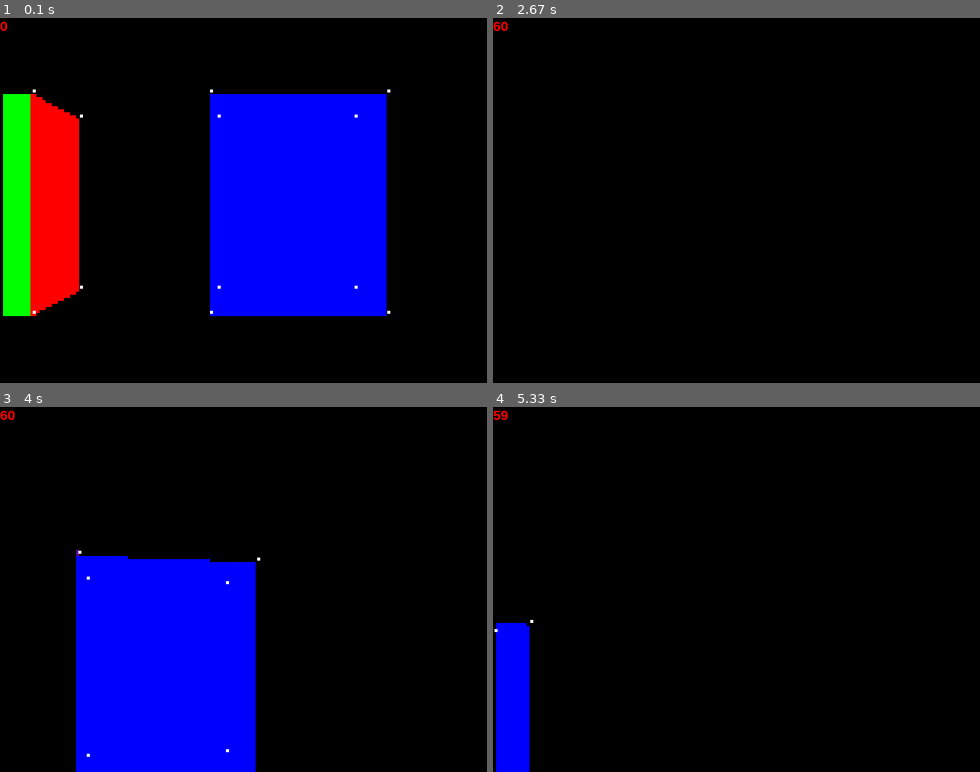
Above: before the commit, frames 1-4 (two rows, left to right).
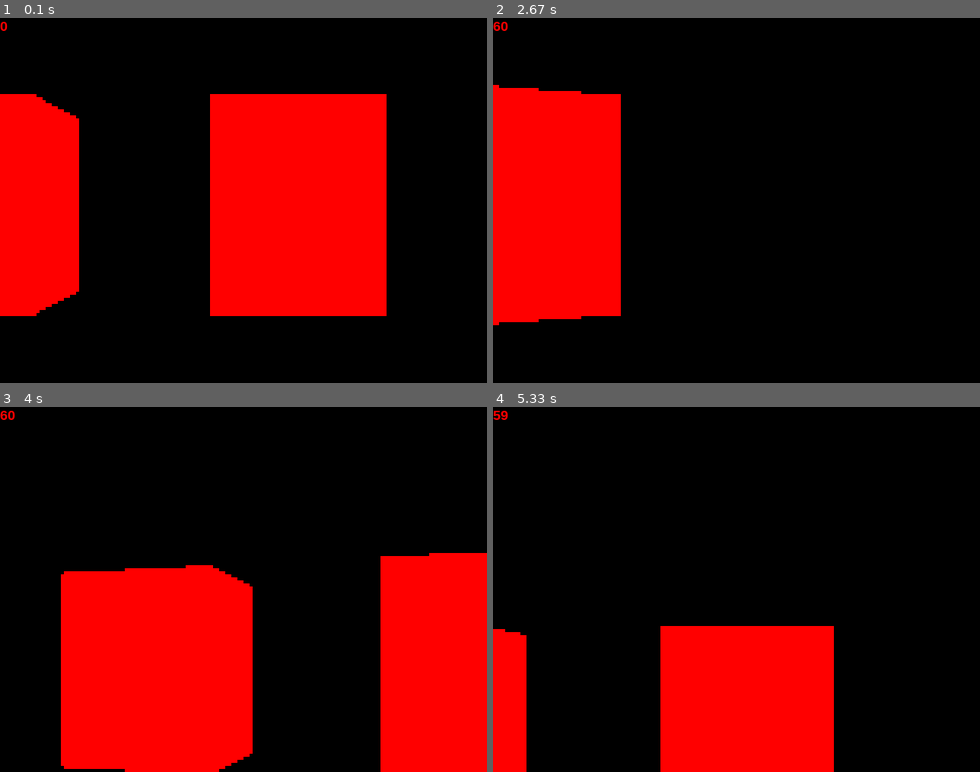
Above: after the commit, the same moments.

Repository: ArtonLong/pygame
Game: pygame game, started from 3d_rendering/main.py
Same seed, same stepped clock (60 frames per second), same inputs: the game is played once before the commit and once after it.
Inputs:
- Up to frame 1 (0.1 s): no input
- Up to frame 2 (2.67 s): hold Right 0.33-0.8 s; hold I 1.17-1.63 s; hold Right 1.17-1.63 s; hold Left from 2.17 s (still down)
- Up to frame 3 (4 s): release Left at 2.7 s; hold Down 2.73-3.03 s; hold Left 3.07-3.47 s; hold Up 3.5-3.87 s; hold Right from 3.9 s (still down)
- Up to frame 4 (5.33 s): release Right at 4.53 s; hold Left from 4.97 s (still down); tap Space at 5.03 s

The runs differ from the first frame. In frame 1, 26% of the frame differs, in the area x 0-81%, y 19-82%; in frame 2, 16%; in frame 3, 36%, in the area x 12-100%, y 39-100%; in frame 4, 17%.

Commit message:
better function for drawing the walls

Diff:
--- a/3d_rendering/main.py
+++ b/3d_rendering/main.py
@@ -13,6 +13,7 @@
 
         self._running = True
         self.DISPLAY_SURF = pygame.display.set_mode(SIZE)
+        self.is_edit = False
 
         self.player = Player(70, -110, 20, 0, 0)
 
@@ -24,7 +25,6 @@
 
         self.cos = [0]*360
         self.sin = [0]*360
-
         for i in range(360):
             self.cos[i] = math.cos(i/180*math.pi)
             self.sin[i] = math.sin(i/180*math.pi)
@@ -42,7 +42,7 @@
         z1 = z1 + s * (z2 - z1)
         return x1, y1, z1
 
-    def draw_wall(self, x1, x2, b1, b2, t1, t2, c, s: Sector):
+    def draw_wall(self, x1, x2, b1, b2, t1, t2, s: Sector, w: Wall, front_back):
         dyb = b2 - b1
         dyt = t2 - t1
         dx = x2 - x1
@@ -50,10 +50,10 @@
             dx = 1
         xs = x1
 
-        if x1 < 1: x1 = 1
-        if x2 < 1: x2 = 1
-        if x1 > WIDTH-1: x1 = WIDTH-1
-        if x2 > WIDTH-1: x2 = WIDTH-1
+        if x1 < 0: x1 = 0
+        if x2 < 0: x2 = 0
+        if x1 > WIDTH: x1 = WIDTH
+        if x2 > WIDTH: x2 = WIDTH
 
         x1 = math.floor(x1)
         x2 = math.floor(x2)
@@ -62,34 +62,28 @@
             y1 = math.floor(dyb*(x-xs+0.5)/dx+b1)
             y2 = math.floor(dyt*(x-xs+0.5)/dx+t1)
 
-            if s.surface == 1:
-                s.surf[x] = y1
-                continue
-            if s.surface == 2:
-                s.surf[x] = y2
-                continue
-            if s.surface == -1:
-                for y in range(s.surf[x], y1):
-                    self.draw_pixel(x,y,s.cb)
-            if s.surface == -2:
-                for y in range(y2, s.surf[x]):
-                    self.draw_pixel(x,y,s.ct)
-
-            for y in range(y1, y2):
-                if y1 < 1: y1 = 1
-                if y2 < 1: y2 = 1
-                if y1 > HEIGHT-1: y1 = HEIGHT-1
-                if y2 > HEIGHT-1: y2 = HEIGHT-1
-
-                self.draw_pixel(x,y,c)
-                y+=1
+            if y1 < 0: y1 = 0
+            if y2 < 0: y2 = 0
+            if y1 > HEIGHT: y1 = HEIGHT
+            if y2 > HEIGHT: y2 = HEIGHT
+
+            if front_back == 0:
+                if s.surface == 1: s.surf[x] = y1
+                if s.surface == 2: s.surf[x] = y2
+                for y in range(y1, y2):
+                    self.draw_pixel(x,y,1)
+            if front_back == 1:
+                if s.surface == 1: y2 = s.surf[x]
+                if s.surface == 2: y1 = s.surf[x]
+                for y in range(y1, y2):
+                    self.draw_pixel(x,y,2)
 
     def draw_3d(self):
         wx = [0,0,0,0]
         wy = [0,0,0,0]
         wz = [0,0,0,0]
         cos, sin = self.cos[self.player.a], self.sin[self.player.a]
-
+        #bubble sort sectors in order of draw distance
         for s in range(len(self.sectors)-1):
             for w in range(len(self.sectors)-s-1):
                 if self.sectors[w].d < self.sectors[w+1].d:
@@ -97,16 +91,23 @@
                     self.sectors[w] = self.sectors[w+1]
                     self.sectors[w+1] = st
 
-        #offsetting the position of the wall point 1 at 40, 10. by the player
         for s in self.sectors:
             s.d = 0
-
-            if self.player.z < s.z1: s.surface = 1
-            elif self.player.z > s.z2: s.surface = 2
-            else: s.surface = 0
-
-            for loop in range(2):
-
+            if self.player.z < s.z1:
+                s.surface = 1
+                cycles = 2
+                for x in range(WIDTH):
+                    s.surf[x] = HEIGHT
+            elif self.player.z > s.z2:
+                s.surface = 2
+                cycles = 2
+                for x in range(WIDTH):
+                    s.surf[x] = 0
+            else:
+                s.surface = 0
+                cycles = 1
+            #draw both sides of the wall so the top and bottom of the sector can be drawn
+            for front_back in range(cycles):
                 for i in range(s.ws, s.we):
                     w = self.walls[i]
 
@@ -115,7 +116,7 @@
                     x2 = w.x2 - self.player.x
                     y2 = w.y2 - self.player.y
 
-                    if loop == 0:
+                    if front_back == 1:
                         swp = x1
                         x1 = x2
                         x2 = swp
@@ -137,8 +138,8 @@
 
                     wz[0] = s.z1-self.player.z + ((self.player.l*wy[0])/32)
                     wz[1] = s.z1-self.player.z + ((self.player.l*wy[1])/32)
-                    wz[2] = wz[0] + s.z2
-                    wz[3] = wz[1] + s.z2
+                    wz[2] = s.z2-self.player.z + ((self.player.l*wy[0])/32)
+                    wz[3] = s.z2-self.player.z + ((self.player.l*wy[1])/32)
                     if wy[0] < 1 and wy[1] < 1: continue
 
                     if wy[0] < 1:
@@ -159,14 +160,13 @@
                     wx[3] = wx[3]*200/wy[3]+W2
                     wy[3] = wz[3]*200/wy[3]+H2
 
-                    self.draw_wall(wx[0], wx[1], wy[0], wy[1], wy[2], wy[3], w.c, s)
-
-                    self.draw_pixel(wx[0], wy[0], 0)
-                    self.draw_pixel(wx[1], wy[1], 0)
-                    self.draw_pixel(wx[2], wy[2], 0)
-                    self.draw_pixel(wx[3], wy[3], 0)
+                    self.draw_wall(wx[0], wx[1], wy[0], wy[1], wy[2], wy[3], s, w, front_back)
+
+                    # self.draw_pixel(wx[0], wy[0], 0)
+                    # self.draw_pixel(wx[1], wy[1], 0)
+                    # self.draw_pixel(wx[2], wy[2], 0)
+                    # self.draw_pixel(wx[3], wy[3], 0)
                 s.d /= (s.we-s.ws)
-                s.surface *= -1
 
     def draw_pixel(self, x, y, c):
         if c == 0: color = (255,255,255)
@@ -191,6 +191,19 @@
         fps_t = self.font(fps)
         self.DISPLAY_SURF.blit(fps_t,(0,0))
 
+    def game_scene(self):
+        keys = pygame.key.get_pressed()
+        if keys[pygame.K_i]:
+            self.is_edit = True
+        self.player.move_player(self.cos, self.sin)
+        self.draw_3d()
+        #self.draw_pixel(W2, H2, 1)
+
+    def edit_scene(self):
+        keys = pygame.key.get_pressed()
+        if keys[pygame.K_i]:
+            self.is_edit = False
+
     def on_execute(self):
         clock = pygame.time.Clock()
 
@@ -200,9 +213,10 @@
                     self.on_quit()
             self.DISPLAY_SURF.fill((0,0,0))
 
-            self.player.move_player(self.cos, self.sin)
-            self.draw_3d()
-            #self.draw_pixel(W2, H2, 1)
+            if self.is_edit:
+               self.edit_scene()
+            else:
+                self.game_scene()
 
             self.fps_counter(clock)
             pygame.display.update()
